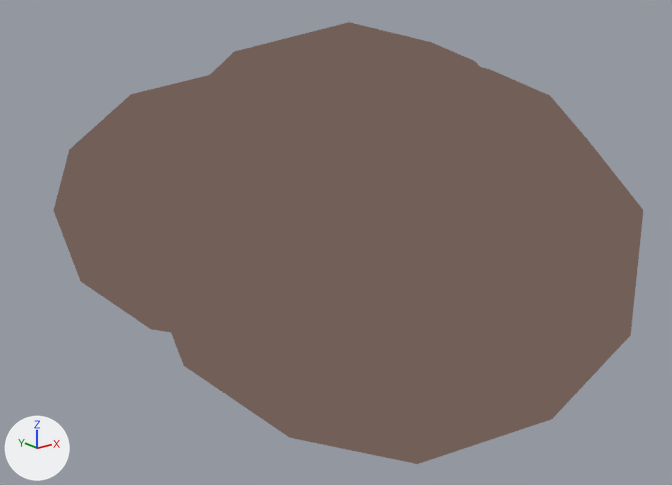
The glTF model chiikawa-3d-world/assets/baked/bush_0_9.ol.glb, before and after one commit.
Both versions are drawn from a 50 mm lens placed at (-2.0, -2.49, 1.36), pointed at (-0.02, -0.01, 0.37). Lighting does not change. The marker at lower left points along +X, +Y and +Z. The first picture is the older version.

The scene before the commit, as lines of its bpy script (objects in view):
```python
me_mesh_0 = bpy.data.meshes.new('Mesh_0')
me_mesh_0.from_pydata(...)  # an icosphere of 80 faces spanning x -0.84..0.22, y -0.16..0.91, z -0.42..0.43; an icosphere of 80 faces spanning x -0.53..0.48, y -0.11..0.9, z -0.45..0.36; an icosphere of 80 faces spanning x -0.87..0.5, y -1.0..0.37, z -0.54..0.56; an icosphere of 80 faces spanning x -0.57..0.87, y -0.43..1.0, z -0.57..0.57
me_mesh_0.materials.append(mat_material_0)
ob_mesh_0 = bpy.data.objects.new('Mesh_0', me_mesh_0)
ob_mesh_0.location = (0.085, -0.07, 0.466)
ob_mesh_0.scale = (1.13, 1.13, 1.13)
```
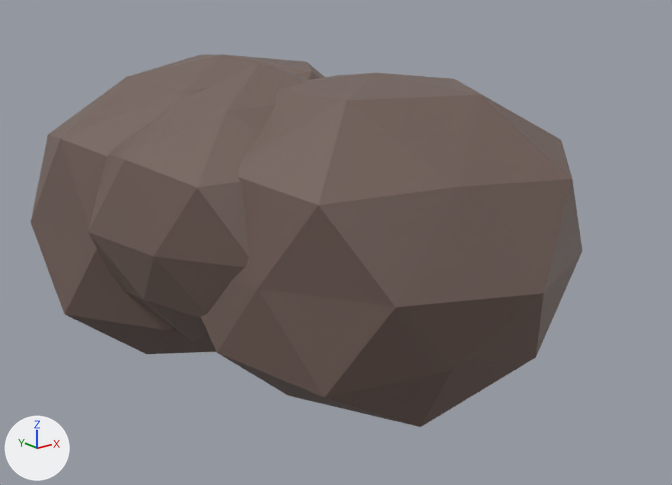
Scene script edits in JSON lines:
```json
{"op": "add", "block": "mat_defaultmaterial", "code": ["mat_defaultmaterial = bpy.data.materials.new('DefaultMaterial')", "mat_defaultmaterial.use_nodes = True; mat_defaultmaterial.node_tree.nodes.clear()", "_N = mat_defaultmaterial.node_tree.nodes; _L = mat_defaultmaterial.node_tree.links", "n0 = _N.new('ShaderNodeOutputMaterial'); n0.name = 'Material Output'", "n1 = _N.new('ShaderNodeBsdfPrincipled'); n1.name = 'Principled BSDF'", "n2 = _N.new('ShaderNodeVertexColor'); n2.name = 'Color Attribute'", "_L.new(n1.outputs[0], n0.inputs[0])  # 'BSDF' to 'Surface'", "_L.new(n2.outputs[0], n1.inputs[0])  # 'Color' to 'Base Color'"]}
{"block": "me_mesh_0", "where": "# used by ob_mesh_0; location = (0.085, -0.07, 0.466); scale = (1.13, 1.13, 1.13)"}
{"op": "remove", "block": "me_mesh_0", "code": "me_mesh_0.from_pydata(...)  # 168 vertices, 320 faces; spans x -0.87..0.87, y -1.0..1.0, z -0.57..0.57"}
{"op": "remove", "block": "me_mesh_0", "code": "me_mesh_0.materials.append(mat_material_0)"}
{"op": "add", "block": "me_mesh_0", "code": "me_mesh_0.from_pydata(...)  # 126 vertices, 240 faces; spans x -0.65..0.65, y -1.0..1.0, z -0.54..0.54"}
{"block": "me_mesh_0", "change": "me_mesh_0 part 1: the loose piece of 42 vertices spanning x -0.84..0.22, y -0.16..0.91, z -0.42..0.43 is rebuilt with 42 vertices and now spans x -0.64..0.63, y -0.32..1.0, z -0.54..0.52, in mat_defaultmaterial"}
{"block": "me_mesh_0", "change": "me_mesh_0 part 2: the loose piece of 42 vertices spanning x -0.87..0.5, y -1.0..0.37, z -0.54..0.56 is rebuilt with 42 vertices and now spans x -0.51..0.65, y -1.0..0.3, z -0.5..0.52, in mat_defaultmaterial"}
{"block": "me_mesh_0", "change": "me_mesh_0 part 3: a new loose piece of 42 vertices spanning x -0.65..0.36, y -0.61..0.4, z -0.37..0.54, in mat_defaultmaterial"}
{"block": "me_mesh_0", "change": "me_mesh_0 part 4"}
{"block": "me_mesh_0", "change": "84 vertices are removed from x -0.57..0.87, y -0.43..1.0, z -0.57..0.57"}
{"block": "me_mesh_0", "change": "160 faces are deleted"}
{"op": "add", "block": "me_mesh_0", "code": "me_mesh_0.materials.append(mat_defaultmaterial)"}
{"op": "set", "path": "ob_mesh_0.location", "old": "(0.085, -0.07, 0.466)", "new": "(-0.202, 0.027, 0.467)"}
{"op": "set", "path": "ob_mesh_0.scale", "old": "(1.13, 1.13, 1.13)", "new": "(1.06, 1.06, 1.06)"}
```

Where the change shows, as pixel boxes (x1, y1, x2, y2) in the pictures (672 x 485 px):
```json
{"object": "Mesh_0", "change": "reshaped, moved, rescaled", "before": [53, 22, 643, 464], "after": [31, 54, 582, 427], "on screen": "7% narrower, 16% shorter"}
{"part": 1, "of": "me_mesh_0", "change": "rebuilt", "before": [53, 73, 240, 332], "after": [31, 54, 324, 354]}
{"part": 2, "of": "me_mesh_0", "change": "rebuilt", "before": [142, 48, 643, 464], "after": [201, 73, 582, 427], "on screen": "24% narrower, 15% shorter"}
{"part": 3, "of": "me_mesh_0", "change": "added", "after": [88, 63, 310, 344], "on screen": "brown"}
{"part": 4, "of": "me_mesh_0", "change": "deleted", "before": [210, 22, 480, 97], "on screen": "brown"}
```
